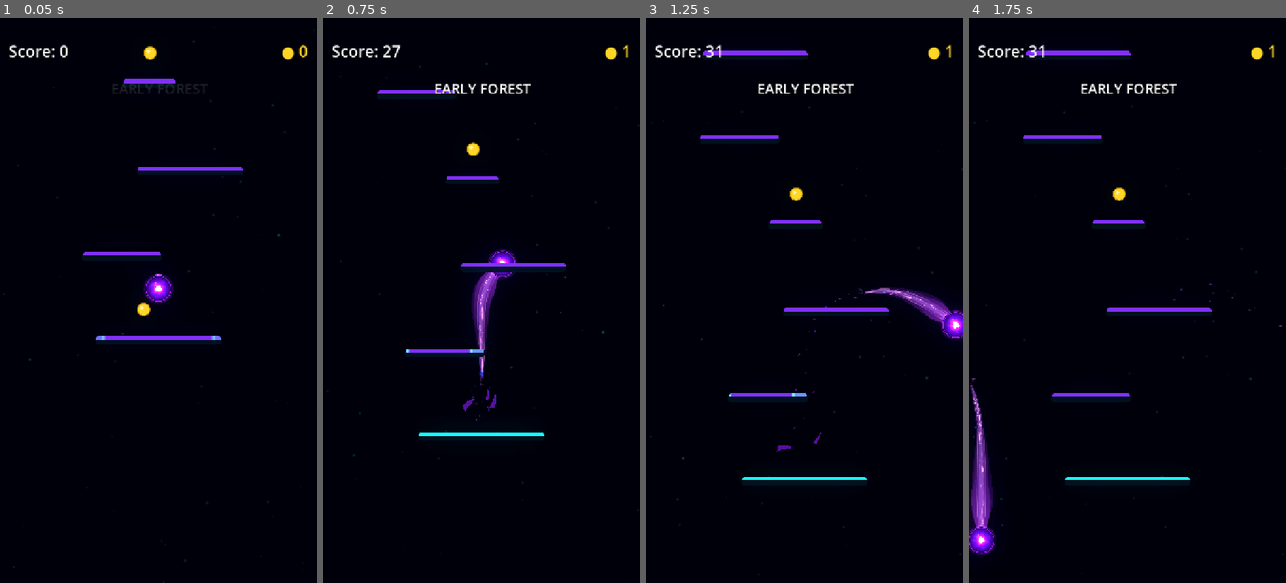
Above: before the commit, frames 1-4 (left to right).
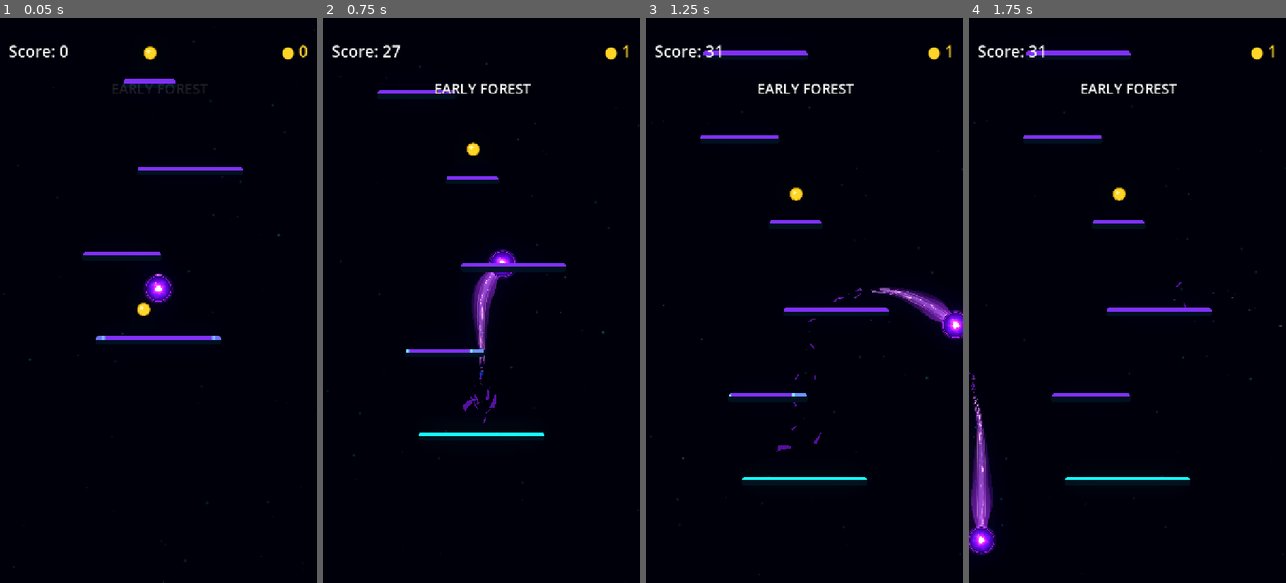
Above: after the commit, the same moments.

Repository: Kryodo/TowerJump
Game: Godot game, scene res://scenes/main.tscn
The game is run twice, just before and just after one commit, with the same random seed, the same clock (stepped at 60 frames per second) and the same inputs.
Inputs (mouse positions are in pixels of both pictures, inside the frame that each line leads up to):
- Up to frame 1 (0.05 s): no input
- Up to frame 2 (0.75 s): move the mouse to (551, 272) at 0.52 s; hold Right (ui_right) from 0.53 s (still down); click (551, 272) at 0.67 s
- Up to frame 3 (1.25 s): keep holding Right (ui_right)
- Up to frame 4 (1.75 s): release Right (ui_right) at 1.25 s; drag from (1064, 328) to (1117, 193) at 1.27 s

Frame 1 is identical in both runs. In frame 2, less than 0.1% of the frame differs, in the area x 46-53%, y 58-72%; in frame 3, less than 0.1%, in the area x 45-77%, y 47-73%; in frame 4, less than 0.1%.

Commit message:
Make lower trail dissolution and fragments more visible

Diff:
--- a/scripts/ball_trail.gd
+++ b/scripts/ball_trail.gd
@@ -17,9 +17,9 @@
 const CHEVRON_BURST_PIECE_COUNT: int = 5
 const SURFACE_BURST_SPACING: float = 0.055
 const CHEVRON_BURST_SPACING: float = 0.035
-const DISSOLUTION_FRAGMENT_INTERVAL_MIN: float = 0.065
-const DISSOLUTION_FRAGMENT_INTERVAL_MAX: float = 0.095
-const DISSOLUTION_MAX_ACTIVE_FRAGMENTS: int = 28
+const DISSOLUTION_FRAGMENT_INTERVAL_MIN: float = 0.055
+const DISSOLUTION_FRAGMENT_INTERVAL_MAX: float = 0.080
+const DISSOLUTION_MAX_ACTIVE_FRAGMENTS: int = 32
 
 @export_category("Visual Palette")
 @export_enum("Electric Blue", "Rich Violet") var visual_palette: int = 0
@@ -29,8 +29,8 @@
 
 @export_category("Trail Dissolution")
 @export var dissolution_enabled: bool = true
-@export_range(0.45, 0.84, 0.01) var dissolution_start_progress: float = 0.66
-@export_range(0.75, 1.0, 0.01) var dissolution_end_progress: float = 0.94
+@export_range(0.35, 0.75, 0.01) var dissolution_start_progress: float = 0.48
+@export_range(0.78, 1.0, 0.01) var dissolution_end_progress: float = 0.94
 
 @onready var _energy_line: Line2D = $EnergyLine
 @onready var _trail_aura: Line2D = $TrailAura
@@ -143,7 +143,7 @@
 		return
 
 	_spawn_dissolution_fragment(safe_start, safe_end)
-	if _visual_rng.randf() < 0.34:
+	if _visual_rng.randf() < 0.42:
 		_spawn_dissolution_fragment(safe_start, safe_end)
 	_dissolution_fragment_clock = _visual_rng.randf_range(
 		DISSOLUTION_FRAGMENT_INTERVAL_MIN,
@@ -161,7 +161,7 @@
 
 	# Emit only in the visibly breaking band, not along the full length of the trail.
 	var progress: float = start_progress + (
-		(end_progress - start_progress) * _visual_rng.randf_range(0.36, 0.58)
+		(end_progress - start_progress) * _visual_rng.randf_range(0.38, 0.60)
 	)
 	var center_distance: float = _latest_trail_total_distance * progress
 	var section: Dictionary = _sample_trail_cross_section(
@@ -176,12 +176,12 @@
 	var tangent: Vector2 = section["tangent"]
 	var normal: Vector2 = section["normal"]
 	var half_width: float = maxf(float(section["half_width"]), 2.5)
-	var lateral_center: float = _visual_rng.randf_range(-0.70, 0.70)
+	var lateral_center: float = _visual_rng.randf_range(-0.62, 0.62)
 	var lateral_extent: float = minf(
-		_visual_rng.randf_range(0.13, 0.25),
-		(1.0 - absf(lateral_center)) * 0.72
-	)
-	var longitudinal_half_length: float = _visual_rng.randf_range(3.5, 6.5)
+		_visual_rng.randf_range(0.22, 0.38),
+		(1.0 - absf(lateral_center)) * 0.78
+	)
+	var longitudinal_half_length: float = _visual_rng.randf_range(6.5, 10.5)
 	var lateral_offsets: Array[float] = [
 		-lateral_extent * _visual_rng.randf_range(0.35, 0.8),
 		-lateral_extent,
